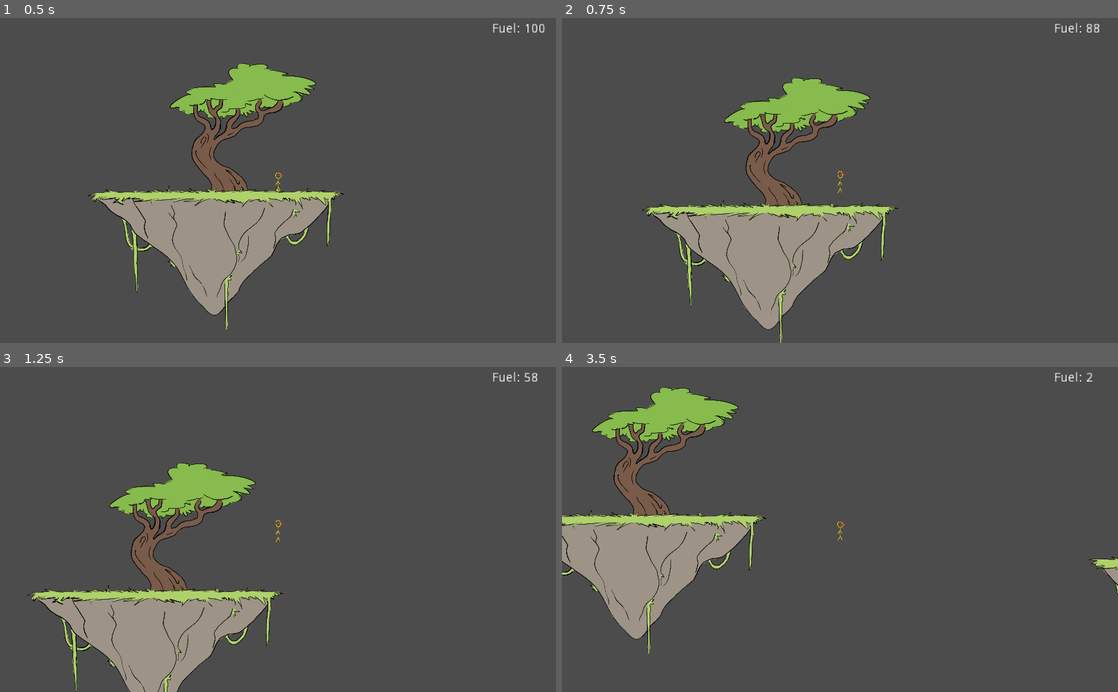
Above: before the commit, frames 1-4 (two rows, left to right).
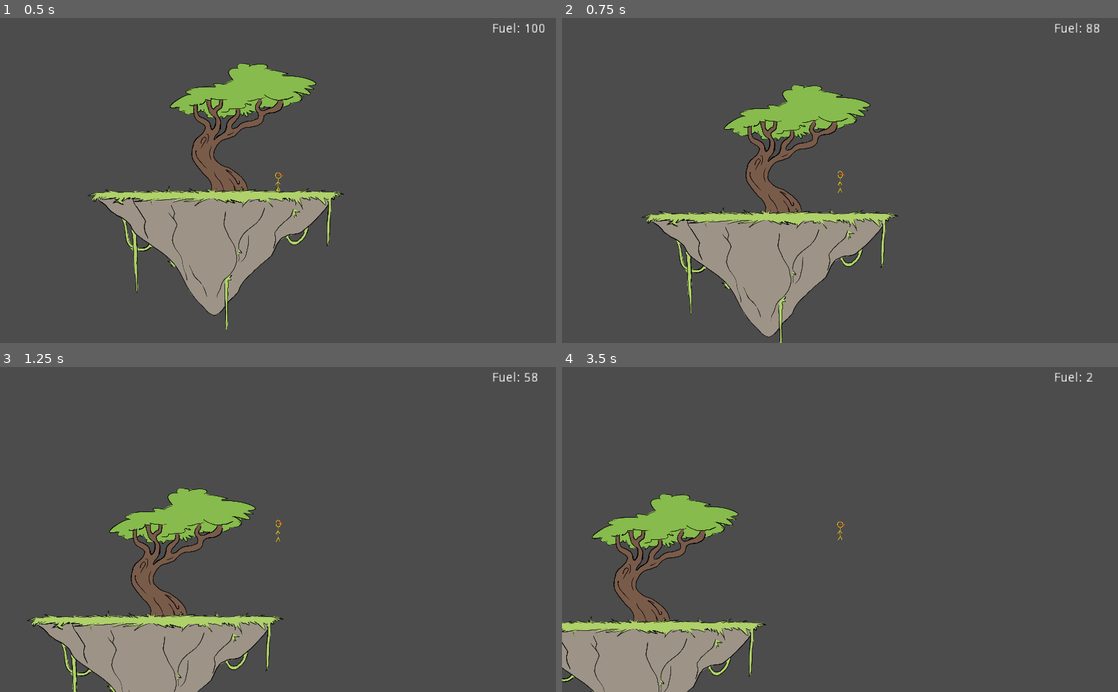
Above: after the commit, the same moments.

Repository: ReneyGG/floating-islands
Game: Godot game, scene res://Scenes/Main.tscn
Two runs of this game, one before a commit and one after it. Both use one fixed random seed, a clock stepped at 60 frames per second and the inputs below.
Inputs:
- Up to frame 1 (0.5 s): no input
- Up to frame 2 (0.75 s): tap Enter at 0.5 s; hold Right (ui_right) from 0.53 s (still down); hold Space (jetpack) from 0.53 s (still down)
- Up to frame 3 (1.25 s): keep holding Right (ui_right); keep holding Space (jetpack); tap Up (ui_up) at 0.77 s
- Up to frame 4 (3.5 s): release Space (jetpack) at 1.28 s; tap Space (jetpack) at 1.35, 2.85 s; tap Up (ui_up) at 1.52, 3.02 s; release Right (ui_right) at 2.03 s; hold Left (ui_left) 2.03-2.78 s; hold Space (jetpack) 2.03-2.78 s; hold Right (ui_right) from 2.78 s (still down)

Frame 1 is identical in both runs. In frame 2, 6.7% of the frame differs, in the area x 14-61%, y 18-100%; in frame 3, 12%; in frame 4, 19%, in the area x 0-100%, y 6-100%.

Commit message:
improved island spawning system

Diff:
--- a/Scenes/Main.tscn
+++ b/Scenes/Main.tscn
@@ -6,12 +6,24 @@
 
 [node name="Main" type="Node2D"]
 
-[node name="HubIsland" parent="." instance=ExtResource( 2 )]
+[node name="IslandSpawners" type="YSort" parent="."]
+
+[node name="IslandSpawnerHigh1" parent="IslandSpawners" instance=ExtResource( 4 )]
+position = Vector2( -3000, -900 )
+drift_direction = 1
+
+[node name="IslandSpawnerHigh2" parent="IslandSpawners" instance=ExtResource( 4 )]
+position = Vector2( 3000, -1800 )
+
+[node name="IslandSpawnerLow1" parent="IslandSpawners" instance=ExtResource( 4 )]
+position = Vector2( 3000, 900 )
+
+[node name="IslandSpawnerLow2" parent="IslandSpawners" instance=ExtResource( 4 )]
+position = Vector2( -3000, 1800 )
+drift_direction = 1
+
+[node name="HubIsland" parent="IslandSpawners" instance=ExtResource( 2 )]
 
 [node name="Player" parent="." instance=ExtResource( 1 )]
 position = Vector2( 340, -140 )
-
-[node name="IslandSpawner" parent="." instance=ExtResource( 4 )]
-position = Vector2( 3000, 0 )
-maxheight = 3000
-minheight = -3000
+jetpack_power = 600
--- a/Scripts/IslandSpawner.gd
+++ b/Scripts/IslandSpawner.gd
@@ -1,27 +1,30 @@
 extends Node2D
-
-# The maximum height above the origin that islands can spawn at.
-export var maxheight = 0
-
-# The minimum depth below the origin that islands can spawn at.
-export var minheight = 0
 
 # An array of packed scenes which the spawner selects from randomly when picking new islands to spawn.
 # This will allow us to easily add new varieties of island later on.
 export (Array, Resource) var possible_islands
+
+export var drift_direction = -1
+
+# A small amount of randomness added to the Y position of the island to make them seem more organic.
+export var position_jitter = 500
 
 var rng = RandomNumberGenerator.new()
 onready var spawn_timer = get_node("IslandSpawnTimer")
 
 func _ready():
 	rng.randomize()
+	_randomize_timer()
 
 func _on_IslandSpawnTimer_timeout():
-	# Generate a new island at a random altitude and give it a random drift speed.
+	# Generate a new island with some positional jitter and give it a random drift speed.
 	var new_island = possible_islands[rng.randi() % len(possible_islands)].instance()
-	new_island.drift_speed = -rng.randf_range(40.0, 60.0)
-	new_island.position = Vector2(0, rng.randi_range(maxheight, minheight))
+	new_island.drift_speed = rng.randf_range(60.0, 100.0)*drift_direction
+	new_island.position.y += rng.randi_range(-position_jitter, position_jitter)
 	add_child(new_island)
 
+	_randomize_timer()
+
+func _randomize_timer():
 	# Set the timer to spawn a new island a random number of seconds later.
-	spawn_timer.set_wait_time(rng.randi_range(10, 20))
+	spawn_timer.set_wait_time(rng.randi_range(20, 60))
Binary file added: Assets/Laser Bolt.png
Not shown, added: Assets/Laser Bolt.png.import
